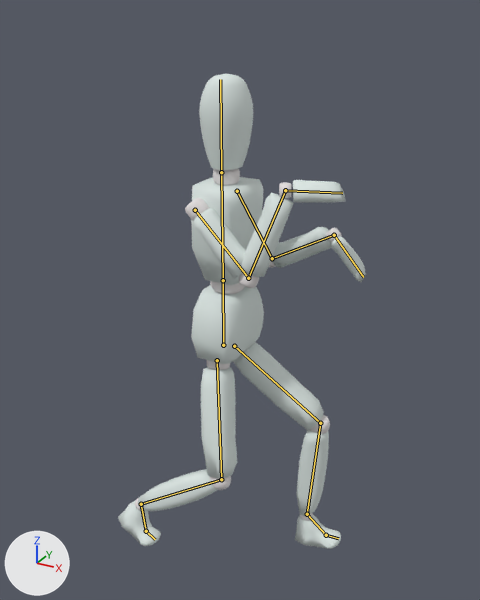
One commit to the Blender file block_model/block_model.blend: the scene before it, then after it.
Camera for both pictures: a 50 mm lens placed at (0.9, -1.55, 1.671), pointed at (0.022, 0.045, 0.874). Every picture has the same lights, and +X, +Y and +Z are marked at lower left. Both versions are drawn at frame 25 of the action 'Walk'; the numbers are the values there. The bones that bend it are drawn over the model as lines.
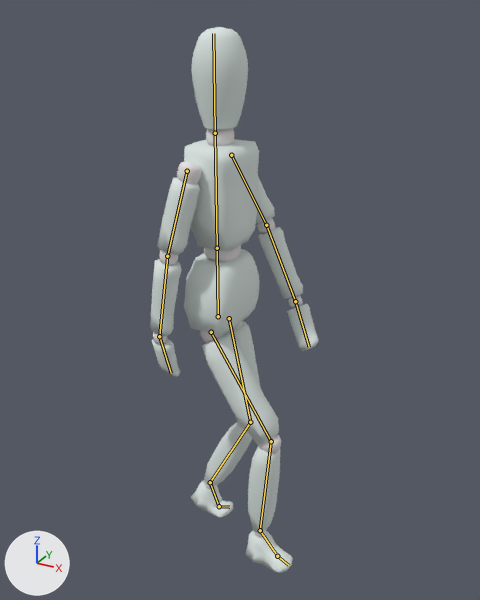
What differs and where, as boxes [x1, y1, x2, y2] in the pictures (480 x 600 px):
'Cube', posed (32% narrower, 15% taller): before [118, 74, 366, 549]; after [150, 27, 319, 573]
bone 'Hip', root to tip: before (223, 345) to (223, 280); after (218, 316) to (217, 248)
bone 'UpperArm.L', root to tip: before (237, 191) to (272, 258); after (231, 155) to (266, 225)
bone 'LowerArm.L', root to tip: before (272, 258) to (334, 235); after (266, 225) to (295, 301)
bone 'Hand.L', root to tip: before (334, 235) to (363, 277); after (295, 301) to (309, 347)
bone 'UpperArm.R', root to tip: before (195, 210) to (248, 278); after (187, 171) to (167, 256)
bone 'LowerArm.R', root to tip: before (248, 278) to (285, 190); after (167, 256) to (159, 336)
bone 'Hand.R', root to tip: before (285, 190) to (342, 193); after (159, 336) to (171, 373)
bone 'Toes.L', root to tip: before (326, 535) to (338, 538); after (219, 506) to (229, 507)
bone 'Foot.R', root to tip: before (141, 504) to (146, 531); after (260, 530) to (277, 556)
bone 'Toes.R', root to tip: before (146, 531) to (155, 539); after (277, 556) to (288, 565)

The edits, one by one:
Bone 'LegIK.L' (bone_legik_l) moves from (-0.082, -0.235, 0.011) to (-0.039, 0.125, -0.014).
Bone 'PoleTarget.L' (bone_poletarget_l) moves from (0.09, -0.026, 0.0) to (-0.019, -0.021, -0.001).
Bone 'LegIK.R' (bone_legik_r) moves from (0.085, 0.258, -0.035) to (-0.001, -0.151, -0.032).
Bone 'Hip' (bone_hip) moves from (0.032, -0.152, -0.013) to (-0.005, -0.038, -0.009).
Bone 'UpperArm.L' (bone_upperarm_l) turns from (26, 17, -70) to (21, -2, -75) degrees about its own x, y and z.
Bone 'LowerArm.L' (bone_lowerarm_l) turns from (95, -17, 12) to (6, -3, -14) degrees about its own x, y and z.
Bone 'Hand.L' (bone_hand_l) turns from (-55, 1, -52) to (7, -4, -18) degrees about its own x, y and z.
Bone 'UpperArm.R' (bone_upperarm_r) turns from (51, -16, 63) to (-11, 1, 81) degrees about its own x, y and z.
Bone 'LowerArm.R' (bone_lowerarm_r) turns from (114, 20, -10) to (4, 3, 6) degrees about its own x, y and z.
Bone 'Hand.R' (bone_hand_r) turns from (-55, -1, 52) to (7, 4, 18) degrees about its own x, y and z.
Bone 'Toes.L' (bone_toes_l) turns from (23, 1, -3) to (60, -10, 4) degrees about its own x, y and z.
Bone 'Foot.R' (bone_foot_r) turns from (20, 3, 3) to (0, 3, -4) degrees about its own x, y and z.
Bone 'Toes.R' (bone_toes_r) turns from (36, 7, 3) to (5, 1, -1) degrees about its own x, y and z.
